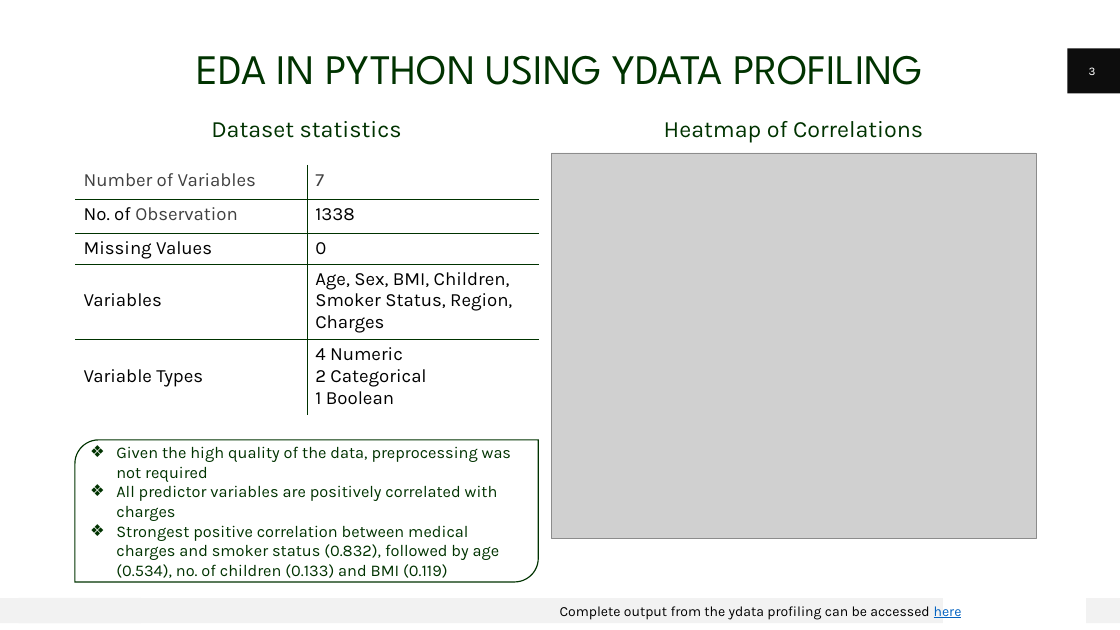
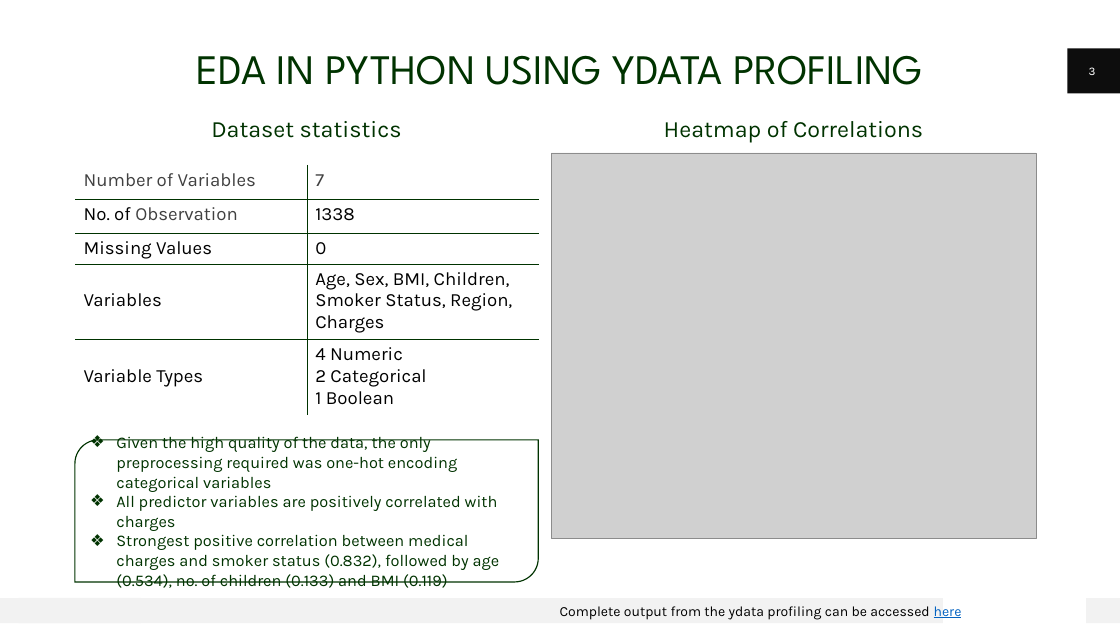
Before and after one commit to KhethiweDlamini/Medical-Insurance-Costs-Case-Study, a slide deck: slide 3 of Medical_Charges_Presentation.pptx. Drawn at 1120x630 pixels with LibreOffice and Linux fonts; fonts in the diff are those of the drawing; grey boxes stand for pictures. Boxes give left, top, right and bottom in pixels: in the first picture for what was removed or moved away, otherwise in the second. Text is boxed around its words. In the diff, an @@ line names an element or a change of style, - is before the commit and + after.

```diff
--- a/Medical_Charges_Presentation.pptx
+++ b/Medical_Charges_Presentation.pptx
@@ text in round diag rect at (116,436,457,492): text changed @@
-❖ Given the high quality of the data, preprocessing was not required
+❖ Given the high quality of the data, the only preprocessing required was one-hot encoding categorical variables
```
